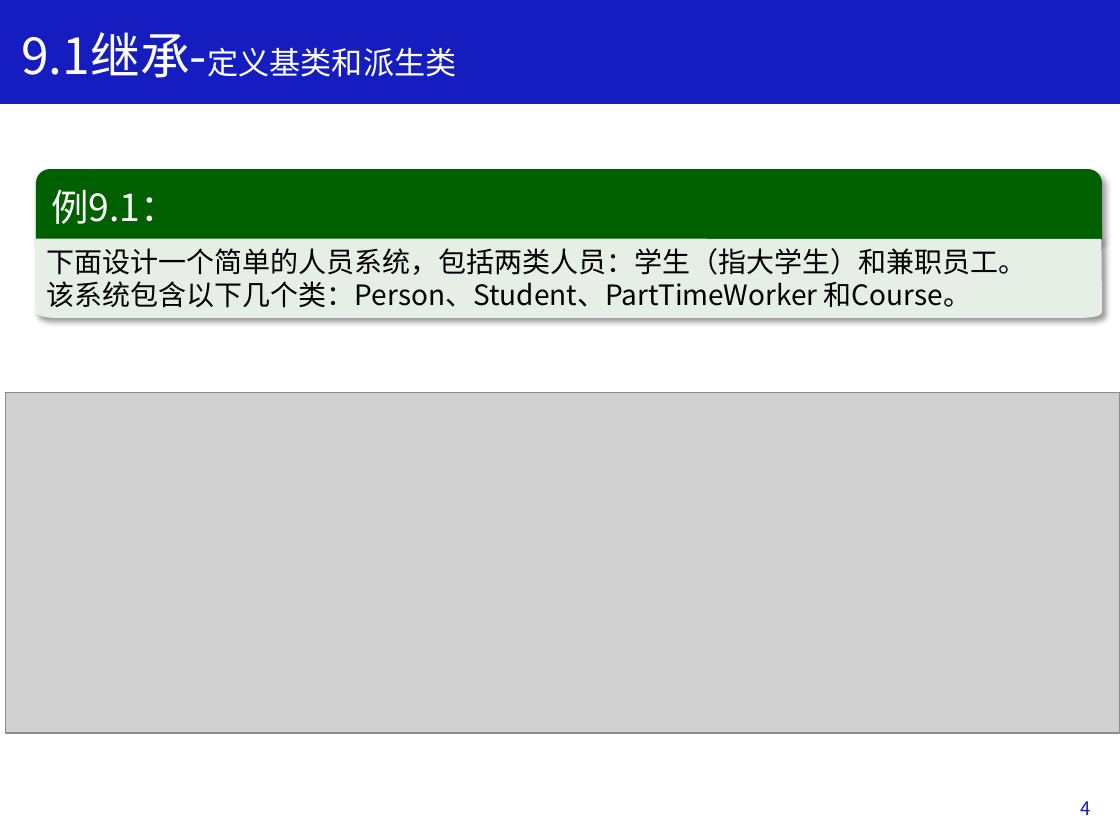
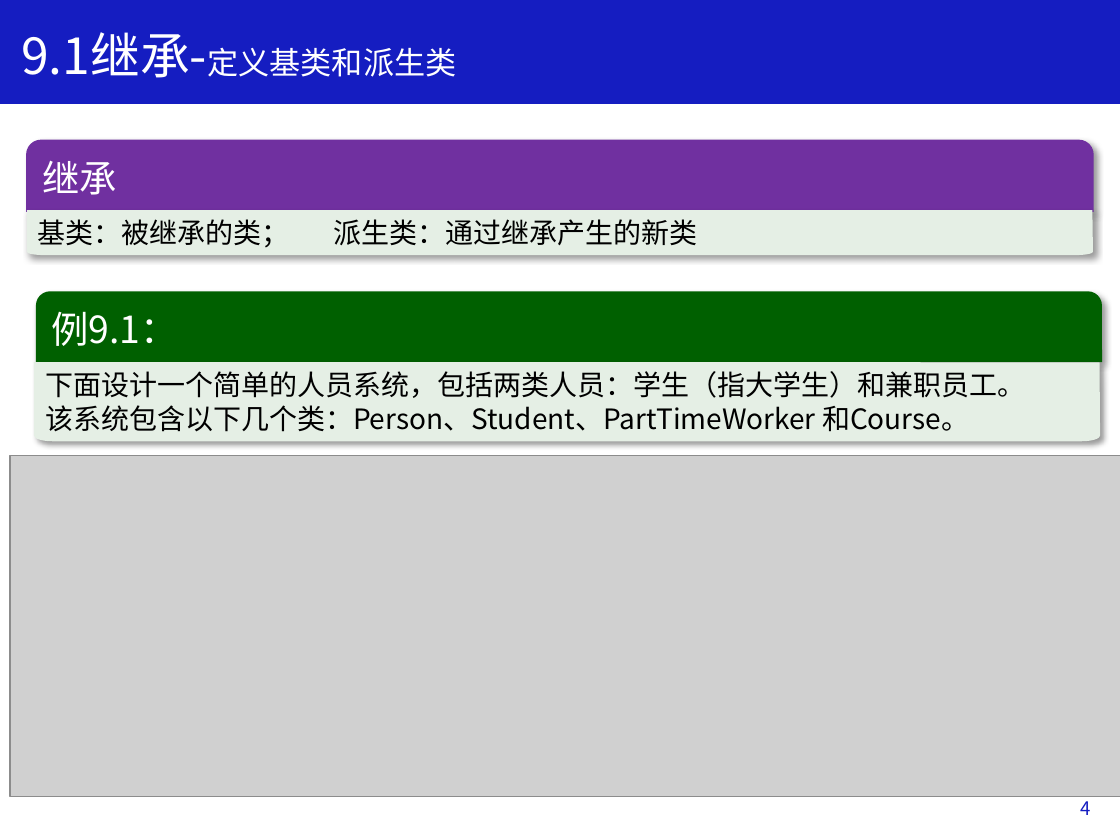
Before and after one commit to Changhe160/book-cplusplus, a slide deck: slide 4 of slides/ppt/Chapter9.pptx. Drawn at 1120x840 pixels with LibreOffice and Linux fonts; fonts in the diff are those of the drawing; grey boxes stand for pictures. Boxes give left, top, right and bottom in pixels: in the first picture for what was removed or moved away, otherwise in the second. Text is boxed around its words. In the diff, an @@ line names an element or a change of style, - is before the commit and + after.

```diff
--- a/slides/ppt/Chapter9.pptx
+++ b/slides/ppt/Chapter9.pptx
@@ round same rect added at [27,140,1093,211], fill #7030A0, outline #7030A0 1 pt, 24 pt, text #FFFFFF @@
+继承
@@ freeform shape added at [27,211,1093,255], fill #E5EFE5, 18 pt, text #000000 @@
+基类：被继承的类； 派生类：通过继承产生的新类
@@ round same rect "例9.1：": place and size @@
-round same rect "例9.1：" at [36,169,1102,240]
+round same rect "例9.1：" at [36,291,1102,362]
@@ freeform shape "下面设计一个简单的人员系统，包括两类人员：学生（指大学生）和兼职员工。": place and size @@
-freeform shape "下面设计一个简单的人员系统，包括两类人员：学生（指大学生）和兼职员工。" at [36,239,1102,318]
+freeform shape "下面设计一个简单的人员系统，包括两类人员：学生（指大学生）和兼职员工。" at [34,362,1100,441]
@@ picture: place and size @@
-picture at [6,392,1120,732]
+picture at [10,456,1120,796]
```
Also in this commit, not shown: 23 other slides changed, 3 slides removed.
